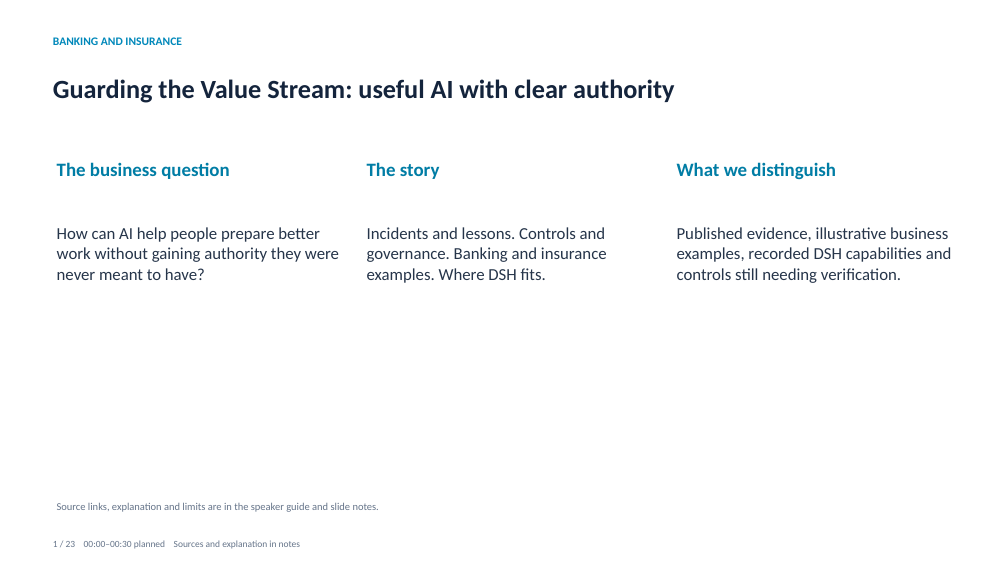
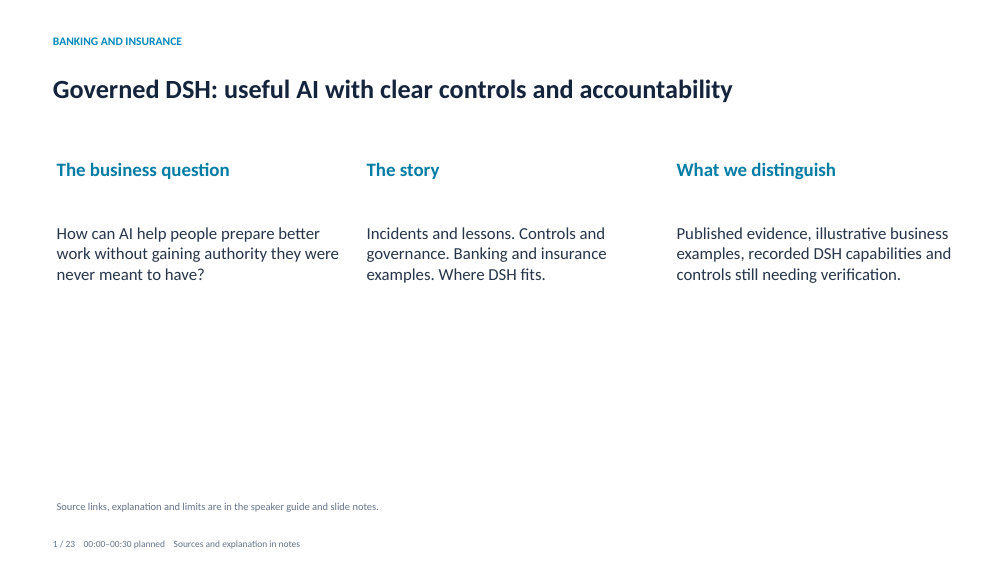
Before and after one commit to skunpoj/dsh_setup, a slide deck: slide 1 of docs/presentations/guarding-the-value-stream/Guarding_the_Value_Stream.pptx. Drawn at 1008x567 pixels with LibreOffice and Linux fonts; fonts in the diff are those of the drawing. Boxes give left, top, right and bottom in pixels: in the first picture for what was removed or moved away, otherwise in the second. Text is boxed around its words. In the diff, an @@ line names an element or a change of style, - is before the commit and + after.

```diff
--- a/docs/presentations/guarding-the-value-stream/Guarding_the_Value_Stream.pptx
+++ b/docs/presentations/guarding-the-value-stream/Guarding_the_Value_Stream.pptx
@@ text at <box>53,79,733,102</box>: text changed @@
-Guarding the Value Stream: useful AI with clear authority
+Governed DSH: useful AI with clear controls and accountability
```
Also in this commit, not shown: 5 other slides changed, 2 other files.
